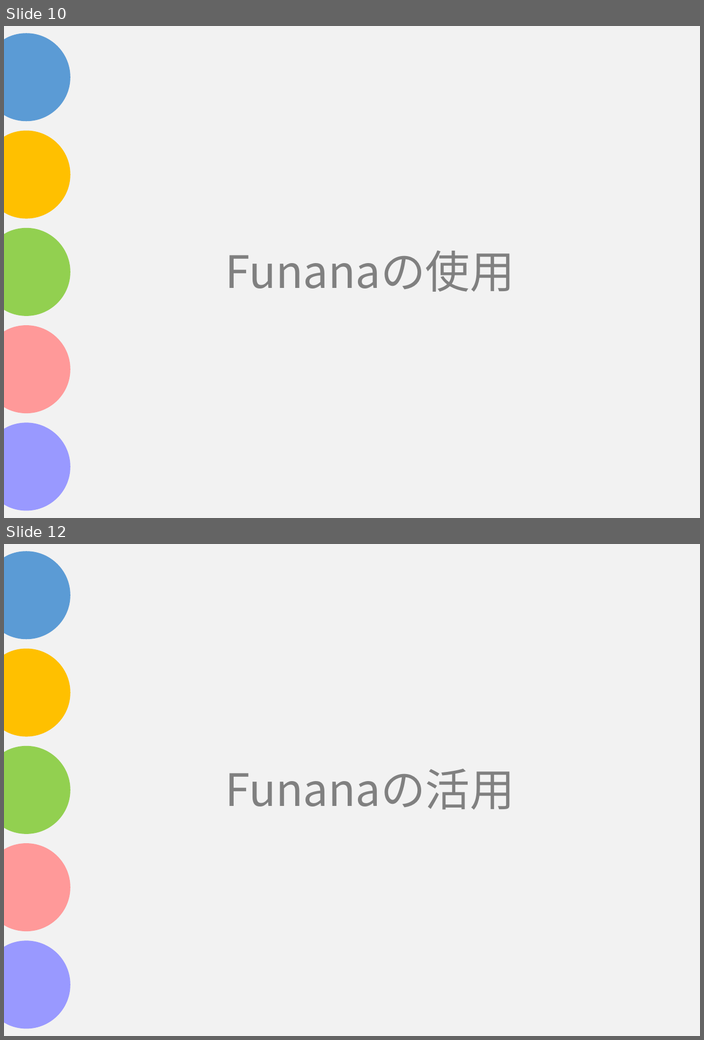
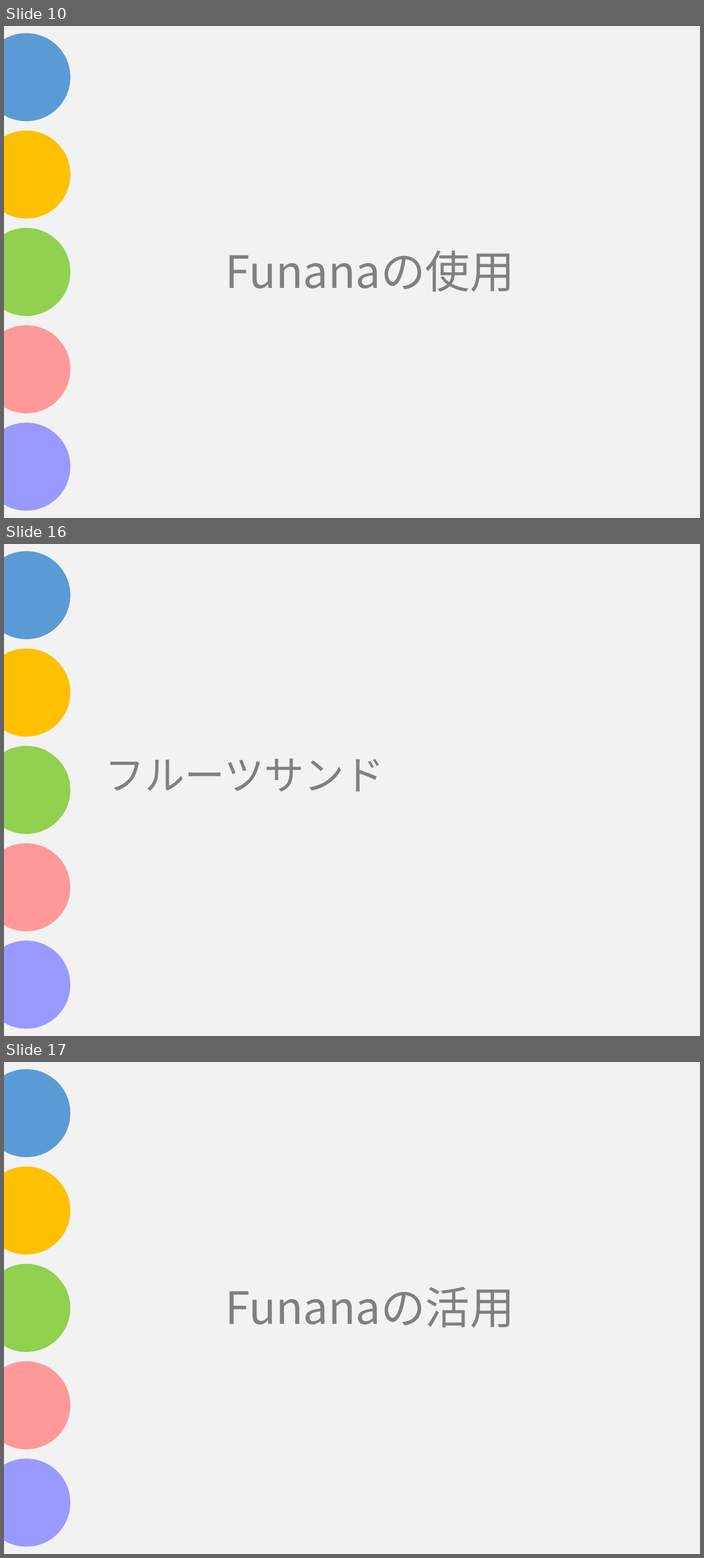
Before and after one commit to asojketest1/test, a slide deck: Funanaプレゼン.pptx. Shown one above the other, each under a label of ours: slides 10 and 12 before the commit, slides 10, 16 and 17 after it; the slides between them are not shown. The pictures are 704x1040 and 704x1558 pixels, drawn with LibreOffice and Linux fonts; fonts in the diff are those of the drawing. Boxes give left, top, right and bottom in pixels: in the first picture for what was removed or moved away, otherwise in the second. Text is boxed around its words. In the diff, an @@ line names an element or a change of style, - is before the commit and + after.

```diff
--- a/Funanaプレゼン.pptx
+++ b/Funanaプレゼン.pptx
@@ slide 16 added at box(4, 544, 700, 1036), background #FFFFFF; not listed: 6 template elements that a slide beside it also shows @@
@@ title added at box(104, 758, 384, 791), 48.5 pt, text #808080 @@
+フルーツサンド
@@ what was slide 12 is now slide 17 @@
```
Also in this commit, not shown: 3 slides changed, 5 other slides added, 1 slide removed, 2 other files.
